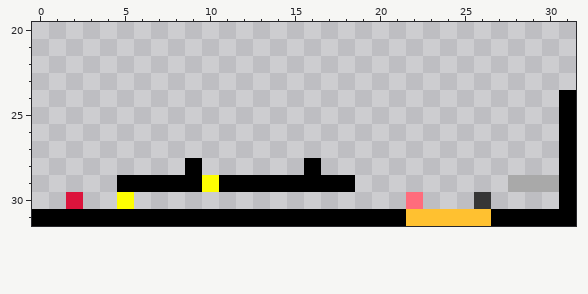
A pixel-art sprite gets an edit: AridArnold/Content/Levels/level4-2.png. The first picture shows the starting point.
The file is 32x32 pixels. Colours within 5 levels of each other are drawn and written as one. Shown: x 0..31, y 20..31.
The same view after the edit:
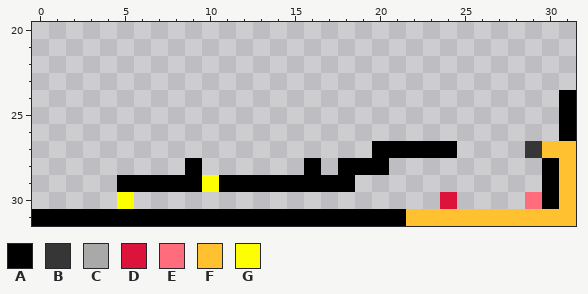
Palette (. is transparent): A #000000  B #363636  C #a9a9a9  D #dc143c  E #ff6c7c  F #ffc130  G #ffff00fc
Edits made:
@@ x 0..31 @@
 26 ...............................A
-27 ...............................A
-28 .........A......A..............A
-29 .....AAAAAGAAAAAAAA.........CCCA
-30 ..D..G................E...B....A
-31 AAAAAAAAAAAAAAAAAAAAAAFFFFFAAAAA
+27 ....................AAAAA....BFF
+28 .........A......A.AAA.........AF
+29 .....AAAAAGAAAAAAAA...........AF
+30 .....G..................D....EAF
+31 AAAAAAAAAAAAAAAAAAAAAAFFFFFFFFFF
Boxes around the changes in both pictures, in picture pixels (x1, y1, x2, y2):
changed: (338, 141, 576, 226)
erased: (66, 192, 83, 209)
